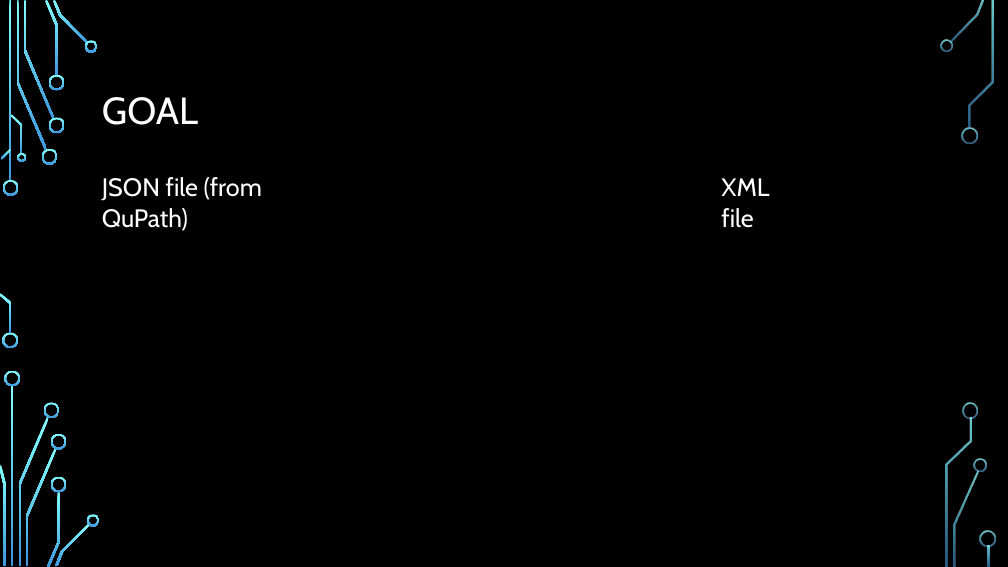
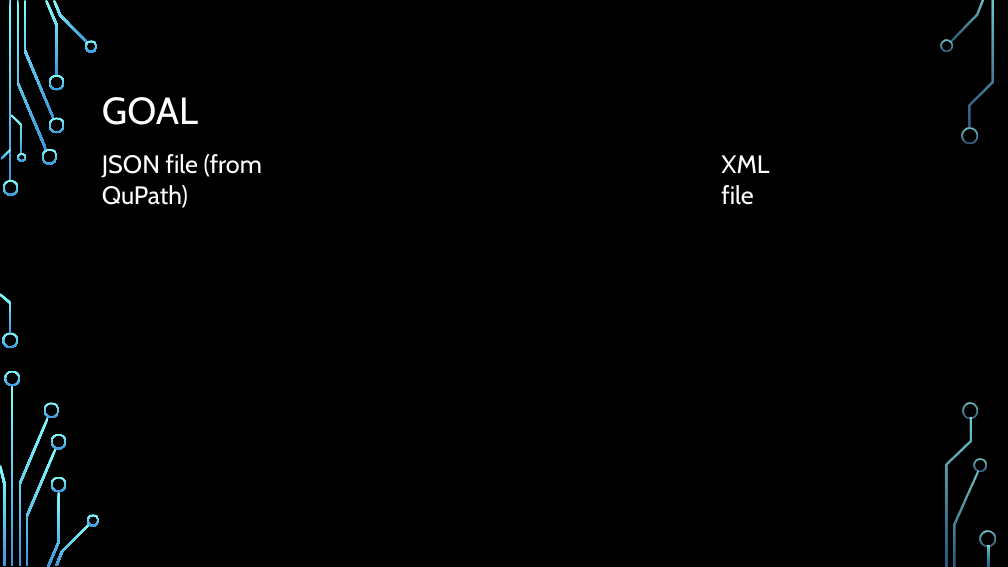
Before and after one commit to Larouyan/BachelorThesis, a slide deck: slide 4 of first_presentation.pptx. Drawn at 1008x567 pixels with LibreOffice and Linux fonts; fonts in the diff are those of the drawing; background and template pictures are left out. Boxes give left, top, right and bottom in pixels: in the first picture for what was removed or moved away, otherwise in the second. Text is boxed around its words. In the diff, an @@ line names an element or a change of style, - is before the commit and + after.

```diff
--- a/first_presentation.pptx
+++ b/first_presentation.pptx
@@ text "JSON file (from QuPath)": place and size @@
-text "JSON file (from QuPath)" at (102, 177, 262, 231)
+text "JSON file (from QuPath)" at (102, 154, 262, 208)
@@ text "XML file": place and size @@
-text "XML file" at (721, 178, 769, 228)
+text "XML file" at (721, 155, 769, 205)
```
Also in this commit, not shown: 2 other slides changed, 2 other files.
